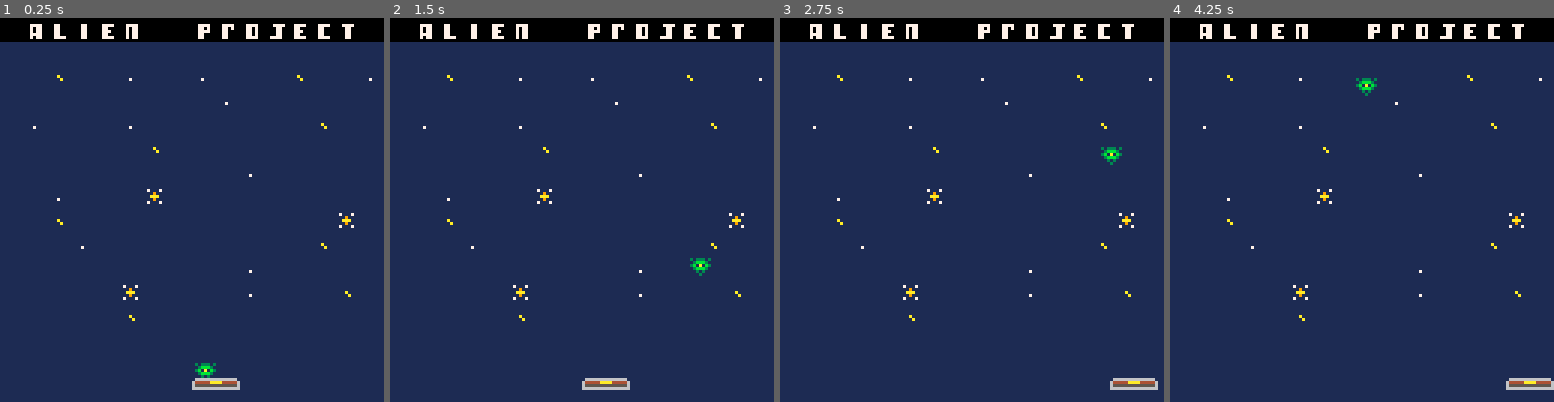
Above: before the commit, frames 1-4 (left to right).
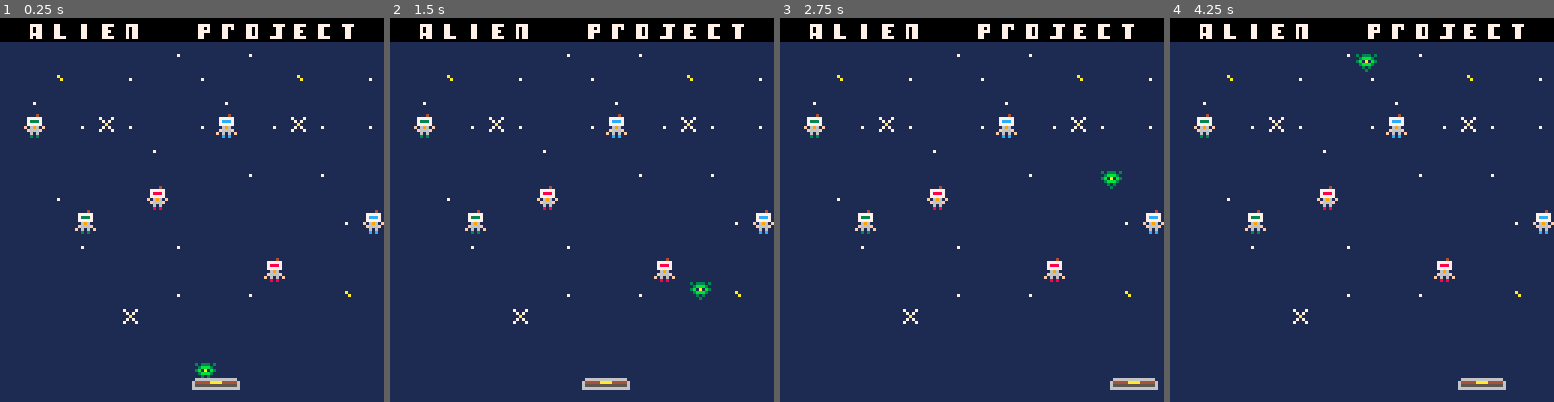
Above: after the commit, the same moments.

Repository: adatechschool/alienproject
Game: PICO-8 cartridge alienproject.p8
The game is run twice, just before and just after one commit, with the same random seed, the same clock (stepped at 60 frames per second) and the same inputs.
Inputs:
- Up to frame 1 (0.25 s): no input
- Up to frame 2 (1.5 s): tap X (X key) at 0.33, 1.07 s
- Up to frame 3 (2.75 s): hold Right 1.6-2.1 s; tap X (X key) at 1.85 s; hold Right from 2.47 s (still down)
- Up to frame 4 (4.25 s): tap X (X key) at 2.97, 4.08 s; release Right at 3.03 s; hold Left 3.08-3.58 s; hold Right from 4.02 s (still down)

The runs differ from the first frame. In frame 1, 1.5% of the frame differs, in the area x 6-100%, y 9-80%; in frame 2, 1.8%; in frame 3, 1.8%; in frame 4, 2.5%, in the area x 6-100%, y 9-97%.

Commit message:
version 04.11

Diff:
--- a/alienproject.p8
+++ b/alienproject.p8
@@ -32,7 +33,18 @@
 	map(0,0,0,0,128,128)
 	spr(3,alien.x,alien.y)
 	spr(35,bar.x,bar.y,2,1)
-
+	if bar.x<0 and not move_alien then
+		bar.x=0 alien.x=0
+	end
+	if bar.x>112 and not move_alien then
+	 bar.x=112 alien.x=112
+	end
+	if bar.x<0 and move_alien then
+		bar.x=0
+	end
+	if bar.x>112 and move_alien then
+		bar.x=112
+	end
 end
 -->8
 -- collision
@@ -48,11 +60,12 @@
 	end
 end
 
+
 -->8
 -- lancer de l'alien
 function update_alien()
-	alien.x-=0.5
-	alien.y-=0.5
+	alien.x-=1.5
+	alien.y-=1.5
 end
 
 
@@ -73,25 +86,32 @@
 		if alien.x<0 or alien.x>120 then
 		dx=-dx
 		end
-		if alien.y<8 then
+		if alien.y<8 or collision(alien,bar) then
 		dy=-dy
 		end
 end
 
+…(7 lines of a section not shown)…
 __gfx__
-00000000000000000000000011111111ffffffffeeeeeeee22222222cccccccc11111111444444444444444433333333bbbbbbbb333333333333033311111111
-00000000000000000000000011111111ffffffffeeeeeeee22222222cccccccc111111114444444444444444333b3333bbb9bbbb3333333333b8303311111111
-00700700000000000000000013133313ffffffffeeeeeeee22222222cccccccc11111111444444444444444433b38333bb999bbb339333333bbb380311111111
-000770000000000000000000113bbb31ffffffffeeeeeeee22222222cccccccc1111111144444444444444443b3bb033b99a99bb39a93333bb83333011111111
-00077000066666666666666013b0a0b3ffffffffeeeeeeee22222222ccccccccccccccccccccccccffffffff3b8bb033bb999bbb339a93333bbb800011111111
-00700700644444aaaa444446113bbb31ffffffffeeeeeeee22222222ccccccccccccccccccccccccffffffff33040333bbb3bbbb3339a9333333333311111111
-00000000655555555555555611130311ffffffffeeeeeeee22222222ccccccccccccccccccccccccffffffff33343333bb333bbb333393333333333311111111
-00000000666666666666666611113111ffffffffeeeeeeee22222222ccccccccccccccccccccccccffffffff33444333bbb3bbbb333333333333333311111111
+00000000000000000000000011111111111141111111141111114111111114111111411111111411111111111111111111111111111111111111111111111111
+00000000000000000000000011111111177777111177777117777711117777711777771111777771111111111111111111111111111111111111111111111111
+00700700000000000000000013133313178887111178887117ccc711117ccc711733371111733371111111111111111111111111111111111111111111111111
+000770000000000000000000113bbb31177777111177777117777711117777711777771111777771111111111111111111111111111111111111111111111111
+00077000066666666666666013b0a0b3116961111f16961f116961111f16961ff16961f111169611111111111111111111111111111111111111111111111111
+00700700644444aaaa444446113bbb311f666f1111f666f11f666f1111f666f11f666f1111f666f1111111111111111111111111111111111111111111111111
+00000000655555555555555611130311f16161f111161611f16161f111161611116161111f16161f111111111111111111111111111111111111111111111111
+00000000666666666666666611113111118181111118181111c1c111111c1c111131311111131311111111111111111111111111111111111111111111111111
 00000000000007771111111111111111111111110000000000000000000000000000000000000000000000000000000000000000000000000000000000000000
 00000000000007771711171111111111111111110000000000000000000000000000000000000000000000000000000000000000000000000000000000000000
-00000000000007771119111111111111111111110077770000770000000770000077770000777700007777000077770000777700000777700077770000777700
-000000000000077711aaa11111111111111a11110070770000770000000770000077000000707700007707000077070000770700000077000077000000077000
-000000000000077711191111111711111111a1110070770000770000000770000077700000707700007777000077000000770700000077000077000000077000
+00000000000007771171711111111111111111110077770000770000000770000077770000777700007777000077770000777700000777700077770000777700
+0000000000000777111a111111111111111a11110070770000770000000770000077000000707700007707000077070000770700000077000077000000077000
+000000000000077711717111111711111111a1110070770000770000000770000077700000707700007777000077000000770700000077000077000000077000
 00000000000007771711171111111111111111110077770000770000000770000077000000707700007700000077000000770700000077000077000000077000
 77777777000007771111111111111111111111110070770000777700000770000077770000707700007700000077000000777700007777000077770000077000
 77777777000007771111111111111111111111110000000000000000000000000000000000000000000000000000000000000000000000000000000000000000
@@ -100,30 +120,30 @@
 00000000000000000000000065555555555555560000000000000000000000000000000000000000000000000000000000000000000000000000000000000000
 00000000000000000000000066666666666666660000000000000000000000000000000000000000000000000000000000000000000000000000000000000000
 __gff__
-0000000000000001010101010101010000000000000000000000000000000000000000000000000000000000000000000000000000000000000000000000000000000000000000000000000000000000000000000000000000000000000000000000000000000000000000000000000000000000000000000000000000000000
+0000000000000000000000010101010000000000000000000000000000000000000000000000000000000000000000000000000000000000000000000000000000000000000000000000000000000000000000000000000000000000000000000000000000000000000000000000000000000000000000000000000000000000
 0000000000000000000000000000000000000000000000000000000000000000000000000000000000000000000000000000000000000000000000000000000000000000000000000000000000000000000000000000000000000000000000000000000000000000000000000000000000000000000000000000000000000000
 __map__
-38151617181938211a1b1c1d181e1f380f0f0f0f0f0f00000000000000000000000000000000000000000000000000000000000000000000000000000000000000000000000000000000000000000000000000000000000000000000000000000000000000000000000000000000000000000000000000000000000000000000
-0f0f0f0f0f0f0f0f0f0f0f0f0f0f0f0f0f0f0f0f0f0f00000000000000000000000000000000000000000000000000000000000000000000000000000000000000000000000000000000000000000000000000000000000000000000000000000000000000000000000000000000000000000000000000000000000000000000
-0f0f140f0f130f0f130f0f0f140f0f130f0f0f0f0f0f00000000000000000000000000000000000000000000000000000000000000000000000000000000000000000000000000000000000000000000000000000000000000000000000000000000000000000000000000000000000000000000000000000000000000000000
-0f0f0f0f0f0f0f0f0f130f0f0f0f0f0f0f0f0f0f0f0f00000000000000000000000000000000000000000000000000000000000000000000000000000000000000000000000000000000000000000000000000000000000000000000000000000000000000000000000000000000000000000000000000000000000000000000
-0f130f0f0f130f0f0f0f0f0f0f140f0f0f0f0f0f0f0f00000000000000000000000000000000000000000000000000000000000000000000000000000000000000000000000000000000000000000000000000000000000000000000000000000000000000000000000000000000000000000000000000000000000000000000
-0f0f0f0f0f0f140f0f0f0f0f0f0f0f0f0f0f0f120f0f00000000000000000000000000000000000000000000000000000000000000000000000000000000000000000000000000000000000000000000000000000000000000000000000000000000000000000000000000000000000000000000000000000000000000000000
-0f0f0f0f0f0f0f0f0f0f130f0f0f0f0f0f130f130f0f00000000000000000000000000000000000000000000000000000000000000000000000000000000000000000000000000000000000000000000000000000000000000000000000000000000000000000000000000000000000000000000000000000000000000000000
-0f0f130f0f0f120f0f0f0f0f0f0f0f0f0f0f0f0f0f0f00000000000000000000000000000000000000000000000000000000000000000000000000000000000000000000000000000000000000000000000000000000000000000000000000000000000000000000000000000000000000000000000000000000000000000000
-0f0f140f0f0f0f0f0f0f0f0f0f0f120f0f0f0f0f0f0f00000000000000000000000000000000000000000000000000000000000000000000000000000000000000000000000000000000000000000000000000000000000000000000000000000000000000000000000000000000000000000000000000000000000000000000
-0f0f0f130f0f0f0f0f0f0f0f0f140f0f0f0f130f0f0f00000000000000000000000000000000000000000000000000000000000000000000000000000000000000000000000000000000000000000000000000000000000000000000000000000000000000000000000000000000000000000000000000000000000000000000
-0f0f0f0f0f0f0f0f0f0f130f0f0f0f0f0f0f0f0f0f0f00000000000000000000000000000000000000000000000000000000000000000000000000000000000000000000000000000000000000000000000000000000000000000000000000000000000000000000000000000000000000000000000000000000000000000000
-0f0f0f0f0f120f0f0f0f130f0f0f140f0f0f0f0f0f0f00003434000000000000000000000000000000000000000000000000000000000000000000000000000000000000000000000000000000000000000000000000000000000000000000000000000000000000000000000000000000000000000000000000000000000000
-0f0f0f0f0f140f0f0f0f0f0f0f0f0f0f0f0f0f0f0f0f23233434232300000000000000000000000000000000000000000000000000000000000000000000000000000000000000000000000000000000000000000000000000000000000000000000000000000000000000000000000000000000000000000000000000000000
-0f0f0f0f0f0f0f0f0f0f0f0f0f0f0f0f0f0f0f0f0f0f23232334343400000000000000000000000000000000000000000000000000000000000000000000000000000000000000000000000000000000000000000000000000000000000000000000000000000000000000000000000000000000000000000000000000000000
-0f0f0f0f0f0f0f0f0f0f0f0f0f0f0f0f0f0f0f0f0f0f23232334340000000000000000000000000000000000000000000000000000000000000000000000000000000000000000000000000000000000000000000000000000000000000000000000000000000000000000000000000000000000000000000000000000000000
-0f0f0f0f0f0f0f0f0f0f0f0f0f0f0f0f0f0f0f0f0f0f23233423233400000000000000000000000000000000000000000000000000000000000000000000000000000000000000000000000000000000000000000000000000000000000000000000000000000000000000000000000000000000000000000000000000000000
-0f0f0f0f0f0f0f0f0f0f0f0f0f0f0f0f0f0f0f0f0f0f23233423343400000000000000000000000000000000000000000000000000000000000000000000000000000000000000000000000000000000000000000000000000000000000000000000000000000000000000000000000000000000000000000000000000000000
-0f0f0f0f0f0f0f0f0f0f0f0f0f0f0f0f0f0f0f0f0f0f23232323230000000000000000000000000000000000000000000000000000000000000000000000000000000000000000000000000000000000000000000000000000000000000000000000000000000000000000000000000000000000000000000000000000000000
-0f0f0f0f0f0f0f0f0f0f0f0f0f0f0f0f0f0f0f0f0f0f23232323230000000000000000000000000000000000000000000000000000000000000000000000000000000000000000000000000000000000000000000000000000000000000000000000000000000000000000000000000000000000000000000000000000000000
-0f0f0f0f0f0f0f0f0f0f0f0f0f0f0f0f0f0f0f0f0f0f23232323230000000000000000000000000000000000000000000000000000000000000000000000000000000000000000000000000000000000000000000000000000000000000000000000000000000000000000000000000000000000000000000000000000000000
-0000000000000000000000232323232323232323232323232323230000000000000000000000000000000000000000000000000000000000000000000000000000000000000000000000000000000000000000000000000000000000000000000000000000000000000000000000000000000000000000000000000000000000
+38151617181938211a1b1c1d181e1f3800000000000000000000000000000000000000000000000000000000000000000000000000000000000000000000000000000000000000000000000000000000000000000000000000000000000000000000000000000000000000000000000000000000000000000000000000000000
+0f0f0f0f0f0f0f130f0f130f0f0f0f0f0f0f0f0f000000000000000000000000000000000000000000000000000000000000000000000000000000000000000000000000000000000000000000000000000000000000000000000000000000000000000000000000000000000000000000000000000000000000000000000000
+0f0f140f0f130f0f130f0f0f140f0f130f0f0f0f000000000000000000000000000000000000000000000000000000000000000000000000000000000000000000000000000000000000000000000000000000000000000000000000000000000000000000000000000000000000000000000000000000000000000000000000
+0f130f0f0f0f0f0f0f130f0f0f0f0f0f0f0f0f0f000000000000000000000000000000000000000000000000000000000000000000000000000000000000000000000000000000000000000000000000000000000000000000000000000000000000000000000000000000000000000000000000000000000000000000000000
+0f080f1312130f0f13060f1312130f130f0f0f0f000000000000000000000000000000000000000000000000000000000000000000000000000000000000000000000000000000000000000000000000000000000000000000000000000000000000000000000000000000000000000000000000000000000000000000000000
+0f0f0f0f0f0f130f0f0f0f0f0f0f0f0f0f0f0f0a000000000000000000000000000000000000000000000000000000000000000000000000000000000000000000000000000000000000000000000000000000000000000000000000000000000000000000000000000000000000000000000000000000000000000000000000
+0f0f0f0f0f0f0f0f0f0f130f0f130f0f0f130f13000000000000000000000000000000000000000000000000000000000000000000000000000000000000000000000000000000000000000000000000000000000000000000000000000000000000000000000000000000000000000000000000000000000000000000000000
+0f0f130f0f0f050f0f0f0f0f0f0f0f0f0f0f0f0f000000000000000000000000000000000000000000000000000000000000000000000000000000000000000000000000000000000000000000000000000000000000000000000000000000000000000000000000000000000000000000000000000000000000000000000000
+0f0f0f090f0f0f0f0f0f0f0f0f0f13070f0f0f0f000000000000000000000000000000000000000000000000000000000000000000000000000000000000000000000000000000000000000000000000000000000000000000000000000000000000000000000000000000000000000000000000000000000000000000000000
+0f0f0f130f0f0f130f0f0f0f0f0f0f0f0f0f130f000000000000000000000000000000000000000000000000000000000000000000000000000000000000000000000000000000000000000000000000000000000000000000000000000000000000000000000000000000000000000000000000000000000000000000000000
+0f0f0f0f0f0f0f0f0f0f0f040f0f0f0f0f0f0f0f000000000000000000000000000000000000000000000000000000000000000000000000000000000000000000000000000000000000000000000000000000000000000000000000000000000000000000000000000000000000000000000000000000000000000000000000
+0f0f0f0f0f0f0f130f0f130f0f0f140f0f080f0f000000000000000000000000000000000000000000000000000000000000000000000000000000000000000000000000000000000000000000000000000000000000000000000000000000000000000000000000000000000000000000000000000000000000000000000000
+0f0f0f0f0f120f0f0f0f0f0f0f0f0f0f0f0f0f0f000000000000000000000000000000000000000000000000000000000000000000000000000000000000000000000000000000000000000000000000000000000000000000000000000000000000000000000000000000000000000000000000000000000000000000000000
+0f0f0f0f0f0f0f0f0f0f0f0f0f0f0f0f0f0f0f0f000023000000340000000000000000000000000000000000000000000000000000000000000000000000000000000000000000000000000000000000000000000000000000000000000000000000000000000000000000000000000000000000000000000000000000000000
+0f0f0f0f0f0f0f0f0f0f0a0f0f0f0f0f0f0f0f0f000023000000000000000000000000000000000000000000000000000000000000000000000000000000000000000000000000000000000000000000000000000000000000000000000000000000000000000000000000000000000000000000000000000000000000000000
+0f0f0f0f0f0f0f0a0f0f0f0f0f0f0f0f0f0f0f0f000023000000000000000000000000000000000000000000000000000000000000000000000000000000000000000000000000000000000000000000000000000000000000000000000000000000000000000000000000000000000000000000000000000000000000000000
+0f0f0f0f0f0f0f0f0f0f0f0f0f0f0f0f0f0f0f0f000023233400000000000000000000000000000000000000000000000000000000000000000000000000000000000000000000000000000000000000000000000000000000000000000000000000000000000000000000000000000000000000000000000000000000000000
+0f0f0f0f0f0f0f0f0f0f0f0f0f0f0f0f0f0f0f0f000023232323000000000000000000000000000000000000000000000000000000000000000000000000000000000000000000000000000000000000000000000000000000000000000000000000000000000000000000000000000000000000000000000000000000000000
+0f0f0f0f0f0f0f0f0f0f0f0f0f0f0f0f0f0f0f0f000023232323230000000000000000000000000000000000000000000000000000000000000000000000000000000000000000000000000000000000000000000000000000000000000000000000000000000000000000000000000000000000000000000000000000000000
+0f0f0f0f0f0f0f0f0f0f0f0f0f0f0f0f0f0f0f0f000023232323230000000000000000000000000000000000000000000000000000000000000000000000000000000000000000000000000000000000000000000000000000000000000000000000000000000000000000000000000000000000000000000000000000000000
+0000000000000000000000232323232323232323002323232323230000000000000000000000000000000000000000000000000000000000000000000000000000000000000000000000000000000000000000000000000000000000000000000000000000000000000000000000000000000000000000000000000000000000
 0000000000000000000000000000000000000000000023232323230000000000000000000000000000000000000000000000000000000000000000000000000000000000000000000000000000000000000000000000000000000000000000000000000000000000000000000000000000000000000000000000000000000000
 
 
